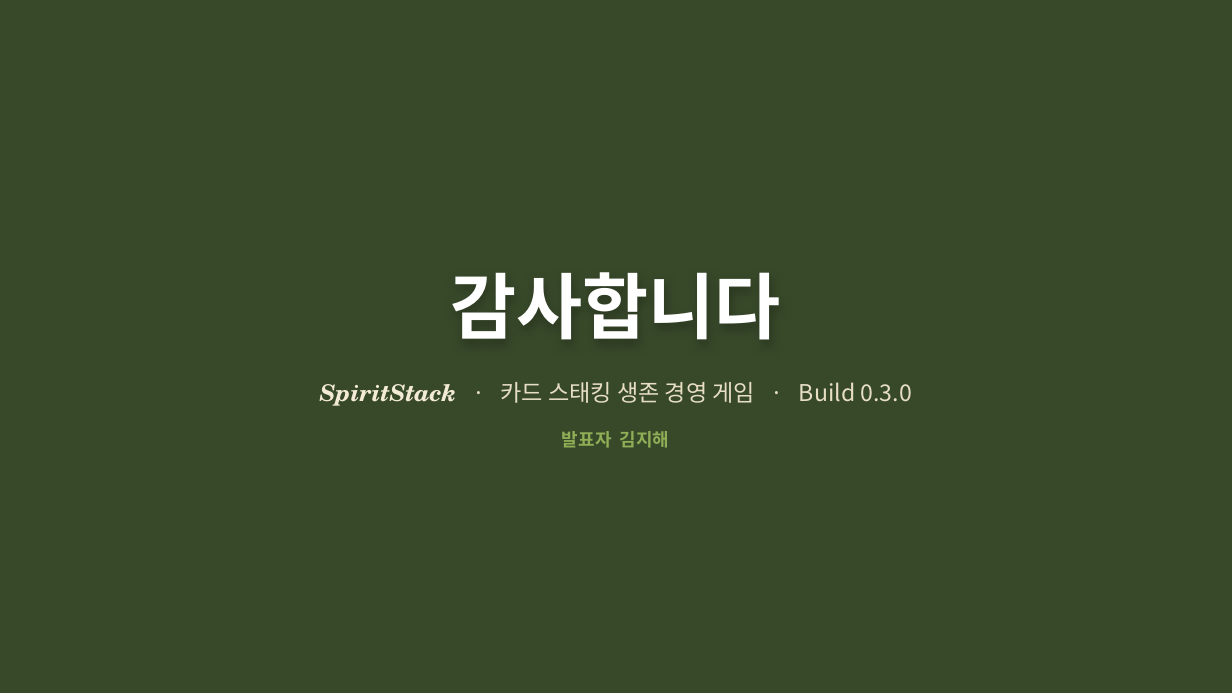
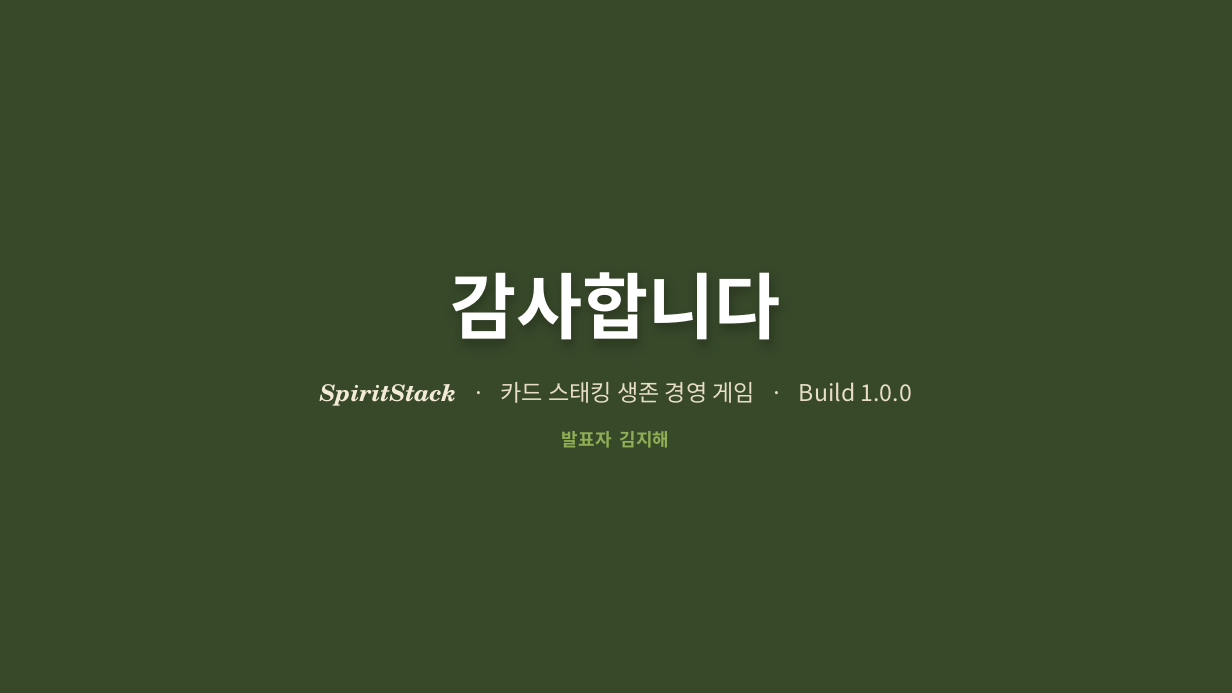
Before and after one commit to Devel-Rocket-ClassRoom/minigame-project-kimjihae3357, a slide deck: slide 15 of JellyStack/SpiritStack_발표자료.pptx. Drawn at 1232x693 pixels with LibreOffice and Linux fonts; fonts in the diff are those of the drawing; background and template pictures are left out. Boxes give left, top, right and bottom in pixels: in the first picture for what was removed or moved away, otherwise in the second. Text is boxed around its words. In the diff, an @@ line names an element or a change of style, - is before the commit and + after.

```diff
--- a/JellyStack/SpiritStack_발표자료.pptx
+++ b/JellyStack/SpiritStack_발표자료.pptx
@@ text at (320,382,912,406): text changed @@
-SpiritStack · 카드 스태킹 생존 경영 게임 · Build 0.3.0
+SpiritStack · 카드 스태킹 생존 경영 게임 · Build 1.0.0
```
Also in this commit, not shown: 7 other slides changed, 22 other files.
